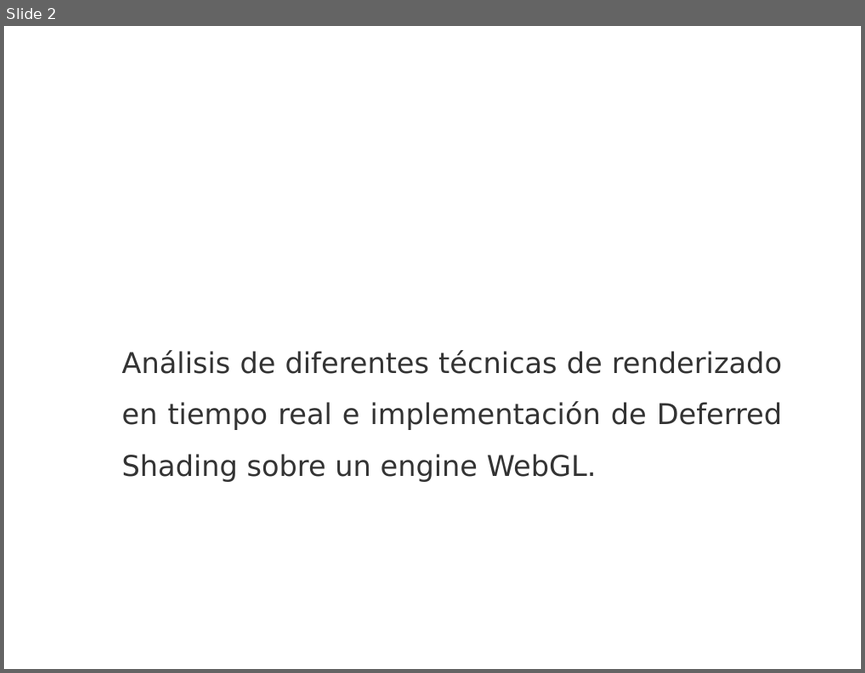
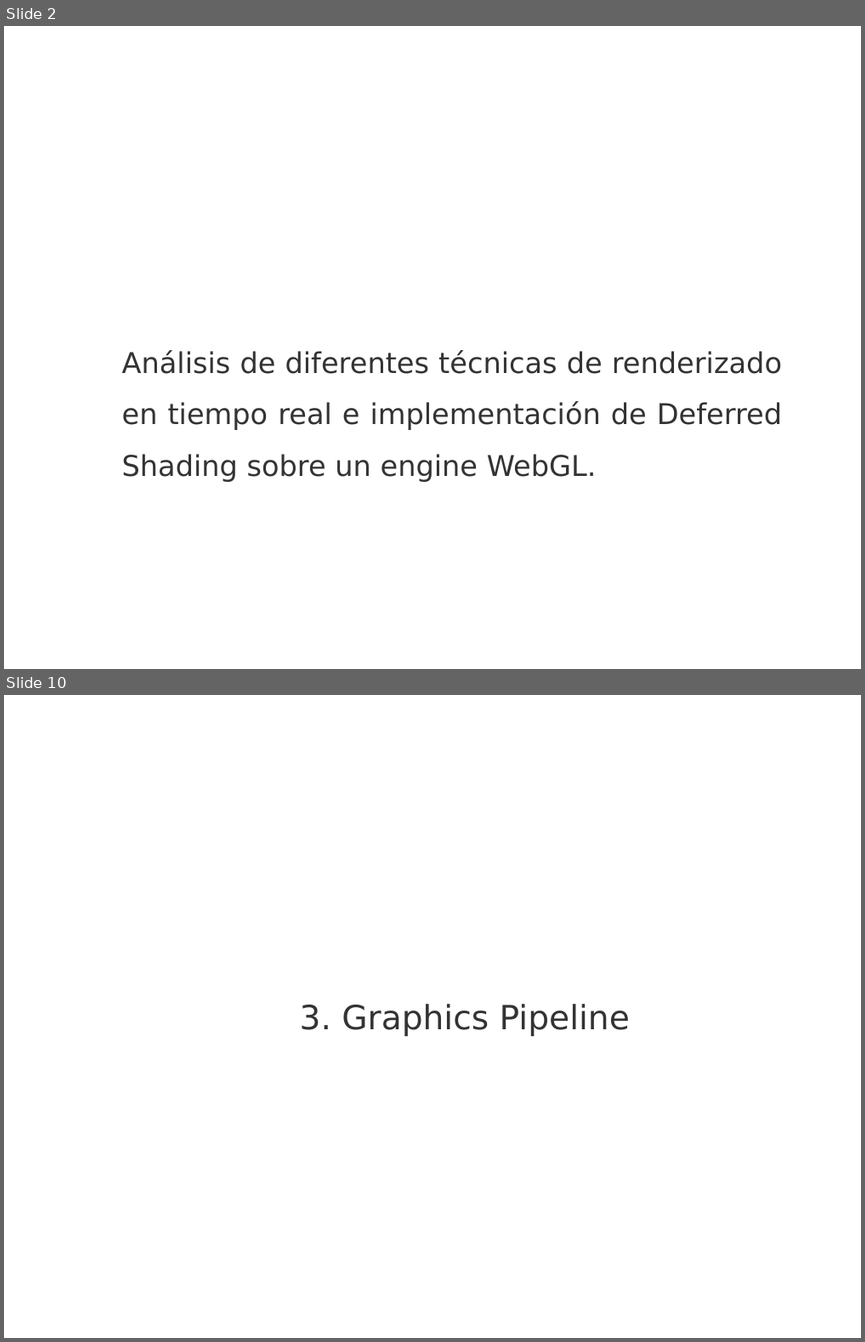
Before and after one commit to madowen/webGL, a slide deck: Docs/presentacion.pptx. Shown one above the other, each under a label of ours: slide 2 before the commit, slides 2 and 10 after it; the slides between them are not shown. The pictures are 865x673 and 865x1342 pixels, drawn with LibreOffice and Linux fonts; fonts in the diff are those of the drawing; background and template pictures are left out. Boxes give left, top, right and bottom in pixels: in the first picture for what was removed or moved away, otherwise in the second. Text is boxed around its words. In the diff, an @@ line names an element or a change of style, - is before the commit and + after.

Commit message:
Graphic Pipeline hecha de la presentacion

```diff
--- a/Docs/presentacion.pptx
+++ b/Docs/presentacion.pptx
@@ slide 10 added at bbox=[4, 695, 861, 1338], background picture (left out) @@
@@ title added at bbox=[300, 1004, 630, 1036], 28 pt, text #333333 @@
+3. Graphics Pipeline
```
Also in this commit, not shown: 5 slides changed, 7 other slides added, 2 slides removed.
